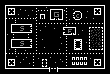
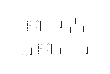
The second 110×74 image is a revision of the first. Changes to its layers:
added group "storeroom interior" with 10 layers above "otudoors" over (17, 13, 92, 59)
added layer "shelf copy" in group "storeroom interior" over (37, 42, 52, 54)
added layer "shelf" in group "storeroom interior" over (26, 19, 41, 31)
added layer "barrel copy #1" in group "storeroom interior" over (52, 18, 62, 28)
added layer "barrel copy" in group "storeroom interior" over (78, 44, 88, 54)
added layer "barrel" in group "storeroom interior" over (22, 45, 32, 56)
added layer "crate copy #2" in group "storeroom interior" over (53, 47, 61, 54)
added layer "crate copy #1" in group "storeroom interior" over (63, 26, 71, 33)
added layer "crate copy" in group "storeroom interior" over (68, 17, 76, 24)
added layer "crate" in group "storeroom interior" over (76, 25, 84, 32)
added layer "storeroom outline" in group "storeroom interior" over (17, 13, 92, 59)
renamed "map" to "otudoors", hid the group it (36 layers) over (5, 6, 105, 72)
painted on "comms shack" over (76, 12, 81, 19)
moved "tint" into group "otudoors" over (6, 6, 104, 68)
hid "Background" over (0, 0, 110, 74)
